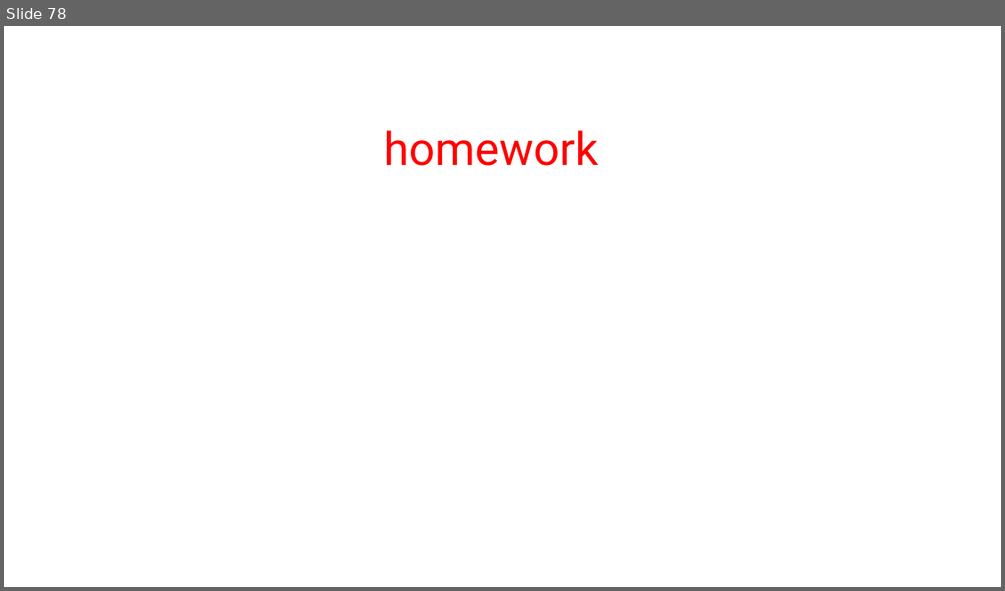
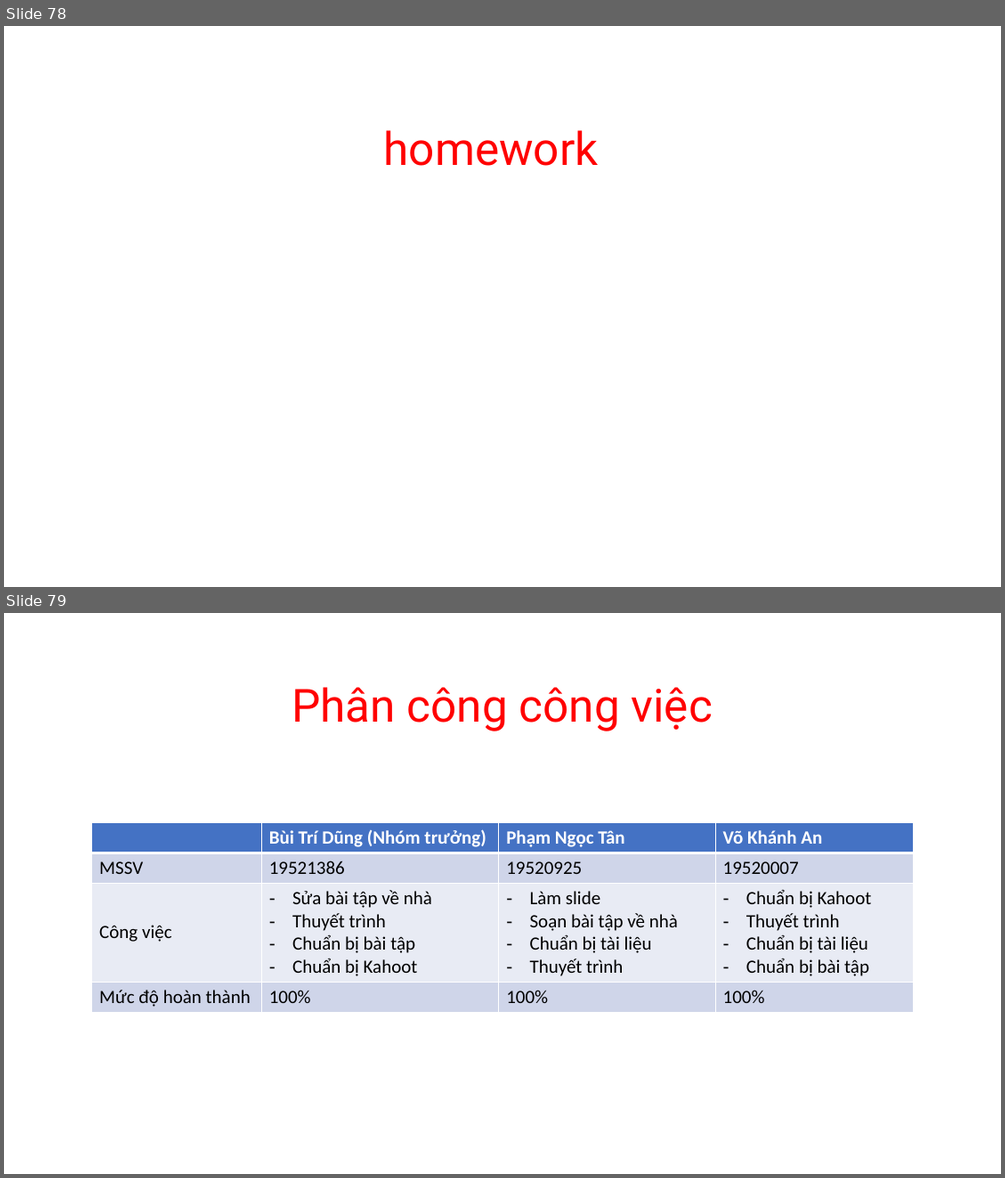
Before and after one commit to BTrDung/CS112_Team08-Design-and-Analysis-of-Algorithm, a slide deck: Presentation/Week 10 - Geometry.pptx. Shown one above the other, each under a label of ours: slide 78 before the commit, slides 78 and 79 after it. The pictures are 1005x591 and 1005x1178 pixels, drawn with LibreOffice and Linux fonts; fonts in the diff are those of the drawing; grey boxes stand for pictures. Boxes give left, top, right and bottom in pixels: in the first picture for what was removed or moved away, otherwise in the second. Text is boxed around its words. In the diff, an @@ line names an element or a change of style, - is before the commit and + after.

```diff
--- a/Presentation/Week 10 - Geometry.pptx
+++ b/Presentation/Week 10 - Geometry.pptx
@@ slide 79 added at (x1=4, y1=613, x2=1001, y2=1174), background #FFFFFF @@
@@ title added at (x1=291, y1=687, x2=712, y2=731), 44 pt, text #FF0000 @@
+Phân công công việc
@@ table added at (x1=92, y1=822, x2=914, y2=1011), 4 rows, 4 columns @@
+ | Bùi Trí Dũng (Nhóm trưởng) | Phạm Ngọc Tân | Võ Khánh An
+MSSV | 19521386 | 19520925 | 19520007
+Công việc | Sửa bài tập về nhà / Thuyết trình / Chuẩn bị bài tập / Chuẩn bị Kahoot | Làm slide / Soạn bài tập về nhà / Chuẩn bị tài liệu / Thuyết trình | Chuẩn bị Kahoot / Thuyết trình / Chuẩn bị tài liệu / Chuẩn bị bài tập
+Mức độ hoàn thành | 100% | 100% | 100%
```
Also in this commit, not shown: 5 other files.
